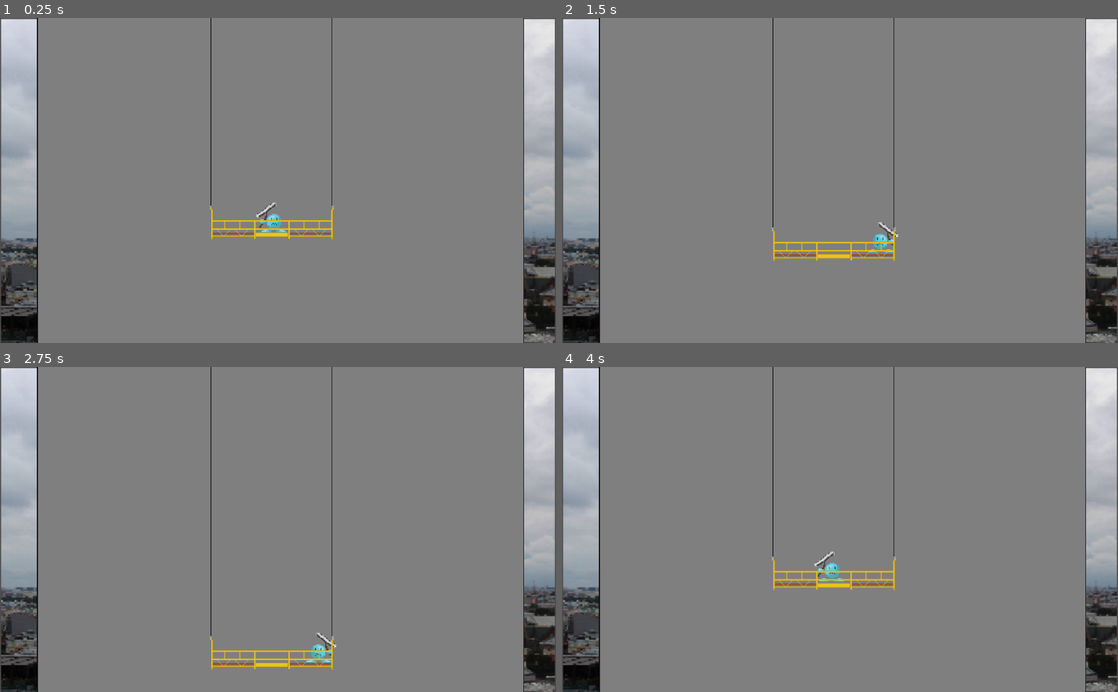
Above: before the commit, frames 1-4 (two rows, left to right).
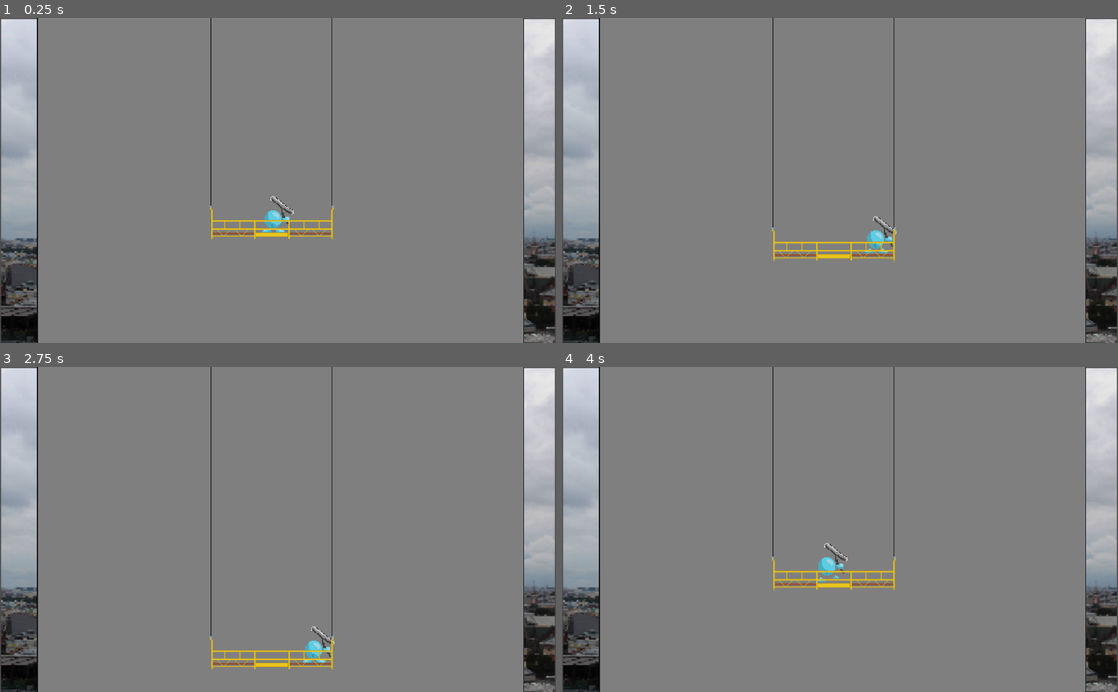
Above: after the commit, the same moments.

Repository: mbowerman828/Game-Jam-1
Game: Godot game, scene res://Scenes/Test.tscn
The game is run twice, just before and just after one commit, with the same random seed, the same clock (stepped at 60 frames per second) and the same inputs.
Inputs:
- Up to frame 1 (0.25 s): no input
- Up to frame 2 (1.5 s): tap Enter at 0.5 s; hold D (Move_Character_Right) 0.53-1.28 s; tap Space at 1.25 s; hold Down (Move_Lift_Down) from 1.28 s (still down)
- Up to frame 3 (2.75 s): release Down (Move_Lift_Down) at 2.03 s; hold D (Move_Character_Right) from 2.03 s (still down)
- Up to frame 4 (4 s): tap Enter at 2.75 s; release D (Move_Character_Right) at 2.78 s; hold Up (Move_Lift_Up) 2.78-3.53 s; hold A (Move_Character_Left) from 3.53 s (still down)

The runs differ from the first frame. In frame 1, 0.2% of the frame differs, in the area x 46-53%, y 54-67%; in frame 2, 0.2%; in frame 3, 0.3%; in frame 4, 0.3%, in the area x 45-52%, y 54-67%.

Commit message:
Animation

Diff:
--- a/Scenes/Player.tscn
+++ b/Scenes/Player.tscn
@@ -1,18 +1,95 @@
-[gd_scene load_steps=4 format=2]
+[gd_scene load_steps=18 format=2]
 
-[ext_resource path="res://Visuals/Character1ForGameJam.png" type="Texture" id=1]
 [ext_resource path="res://Scripts/Player.gd" type="Script" id=2]
+[ext_resource path="res://Visuals/Character Sprite Sheet.png" type="Texture" id=3]
 
 [sub_resource type="RectangleShape2D" id=1]
-extents = Vector2( 24, 18 )
+extents = Vector2( 28, 21 )
+
+[sub_resource type="AtlasTexture" id=2]
+atlas = ExtResource( 3 )
+region = Rect2( 0, 0, 64, 64 )
+
+[sub_resource type="AtlasTexture" id=14]
+atlas = ExtResource( 3 )
+region = Rect2( 448, 0, 64, 64 )
+
+[sub_resource type="AtlasTexture" id=15]
+atlas = ExtResource( 3 )
+region = Rect2( 512, 0, 64, 64 )
+
+[sub_resource type="AtlasTexture" id=16]
+atlas = ExtResource( 3 )
+region = Rect2( 320, 0, 64, 64 )
+
+[sub_resource type="AtlasTexture" id=17]
+atlas = ExtResource( 3 )
+region = Rect2( 0, 0, 64, 64 )
+
+[sub_resource type="AtlasTexture" id=12]
+atlas = ExtResource( 3 )
+region = Rect2( 320, 0, 64, 64 )
+
+[sub_resource type="AtlasTexture" id=7]
+atlas = ExtResource( 3 )
+region = Rect2( 512, 0, 64, 64 )
+
+[sub_resource type="AtlasTexture" id=6]
+atlas = ExtResource( 3 )
+region = Rect2( 448, 0, 64, 64 )
+
+[sub_resource type="AtlasTexture" id=18]
+atlas = ExtResource( 3 )
+region = Rect2( 0, 0, 64, 64 )
+
+[sub_resource type="AtlasTexture" id=8]
+atlas = ExtResource( 3 )
+region = Rect2( 64, 0, 64, 64 )
+
+[sub_resource type="AtlasTexture" id=9]
+atlas = ExtResource( 3 )
+region = Rect2( 128, 0, 64, 64 )
+
+[sub_resource type="AtlasTexture" id=10]
+atlas = ExtResource( 3 )
+region = Rect2( 192, 0, 64, 64 )
+
+[sub_resource type="AtlasTexture" id=11]
+atlas = ExtResource( 3 )
+region = Rect2( 256, 0, 64, 64 )
+
+[sub_resource type="SpriteFrames" id=3]
+animations = [ {
+"frames": [ SubResource( 2 ) ],
+"loop": true,
+"name": "Idle",
+"speed": 5.0
+}, {
+"frames": [ SubResource( 14 ), SubResource( 15 ), SubResource( 16 ), SubResource( 17 ) ],
+"loop": true,
+"name": "WalkingLeft",
+"speed": 5.0
+}, {
+"frames": [ SubResource( 12 ), SubResource( 7 ), SubResource( 6 ), SubResource( 18 ) ],
+"loop": true,
+"name": "WalkingRight",
+"speed": 5.0
+}, {
+"frames": [ SubResource( 8 ), SubResource( 9 ), SubResource( 10 ), SubResource( 11 ) ],
+"loop": false,
+"name": "Wiping",
+"speed": 5.0
+} ]
 
 [node name="Player" type="KinematicBody2D"]
 script = ExtResource( 2 )
 
-[node name="Sprite" type="Sprite" parent="."]
-scale = Vector2( 0.177273, 0.164706 )
-texture = ExtResource( 1 )
+[node name="CollisionShape2D" type="CollisionShape2D" parent="."]
+position = Vector2( 3, 5 )
+shape = SubResource( 1 )
 
-[node name="CollisionShape2D" type="CollisionShape2D" parent="."]
-position = Vector2( -1, 8 )
-shape = SubResource( 1 )
+[node name="AnimatedSprite" type="AnimatedSprite" parent="."]
+position = Vector2( 0, -6 )
+scale = Vector2( 2.0625, 2 )
+frames = SubResource( 3 )
+animation = "WalkingLeft"
--- a/Scripts/Lift.gd
+++ b/Scripts/Lift.gd
@@ -15,6 +15,7 @@
 
 var minVerticalPosition : float = -20000
 
+onready var LiftSound = $LiftSound
 
 func get_input():
 	velocity = Vector2.ZERO
@@ -24,6 +25,7 @@
 		if staticHorizontalPos < maxHorizontalPosition:
 			velocity.x += speed
 			staticHorizontalPos += speed
+
 
 
 	if Input.is_action_pressed("Move_Lift_Left"):
--- a/Scripts/Player.gd
+++ b/Scripts/Player.gd
@@ -62,7 +62,6 @@
 	# Add player specific left-right movement to allow player to move relative to the lift
 
 	if Input.is_action_pressed("Move_Character_Right"):
-		sprite.flip_h = true
 		if relativePos < maxRelativePos:
 			velocity.x += speed
 			relativePos += speed
@@ -70,17 +69,20 @@
 
 
 	if Input.is_action_pressed("Move_Character_Left"):
-		sprite.flip_h = false
 		if relativePos > (maxRelativePos * -1):
 			velocity.x -= speed
 			relativePos -= speed
-			print("RelativePos:", relativePos)
+
 
 
 func _physics_process(delta):
 	_getInput()
 	velocity = move_and_slide(velocity, Vector2.UP)
-
-
+	if velocity.x > 0:
+			$AnimatedSprite.play("WalkingRight")
+	if velocity.x < 0:
+			$AnimatedSprite.play("WalkingLeft")
+	if velocity.x == 0:
+			$AnimatedSprite.play("Idle")
 	#gravity
 	#velocity.y += gravityForce * delta
--- a/project.godot
+++ b/project.godot
@@ -17,6 +17,12 @@
 [gui]
 
 common/drop_mouse_on_gui_input_disabled=true
+
+[importer_defaults]
+
+texture={
+"flags/filter": false
+}
 
 [input]
 
@@ -50,6 +56,11 @@
 "events": [ Object(InputEventKey,"resource_local_to_scene":false,"resource_name":"","device":0,"alt":false,"shift":false,"control":false,"meta":false,"command":false,"pressed":false,"scancode":0,"physical_scancode":16777234,"unicode":0,"echo":false,"script":null)
  ]
 }
+Wipe={
+"deadzone": 0.5,
+"events": [ Object(InputEventKey,"resource_local_to_scene":false,"resource_name":"","device":0,"alt":false,"shift":false,"control":false,"meta":false,"command":false,"pressed":false,"scancode":0,"physical_scancode":81,"unicode":0,"echo":false,"script":null)
+ ]
+}
 
 [physics]
 
Not shown, added: Sounds/404050__deathscyp__moving-platform.wav.import
Binary file added: Visuals/Character Sprite Sheet.png
Not shown, added: Visuals/Character Sprite Sheet.png.import
Not shown, added: Sounds/404050__deathscyp__moving-platform.wav
